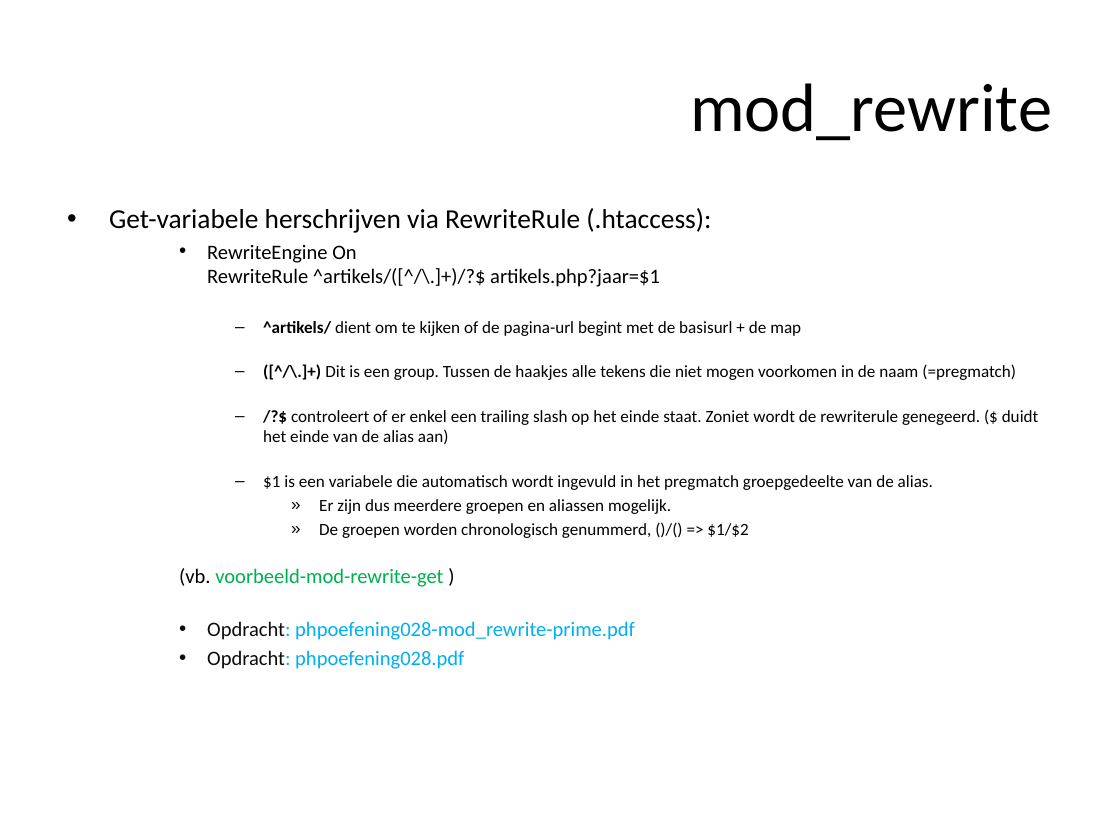
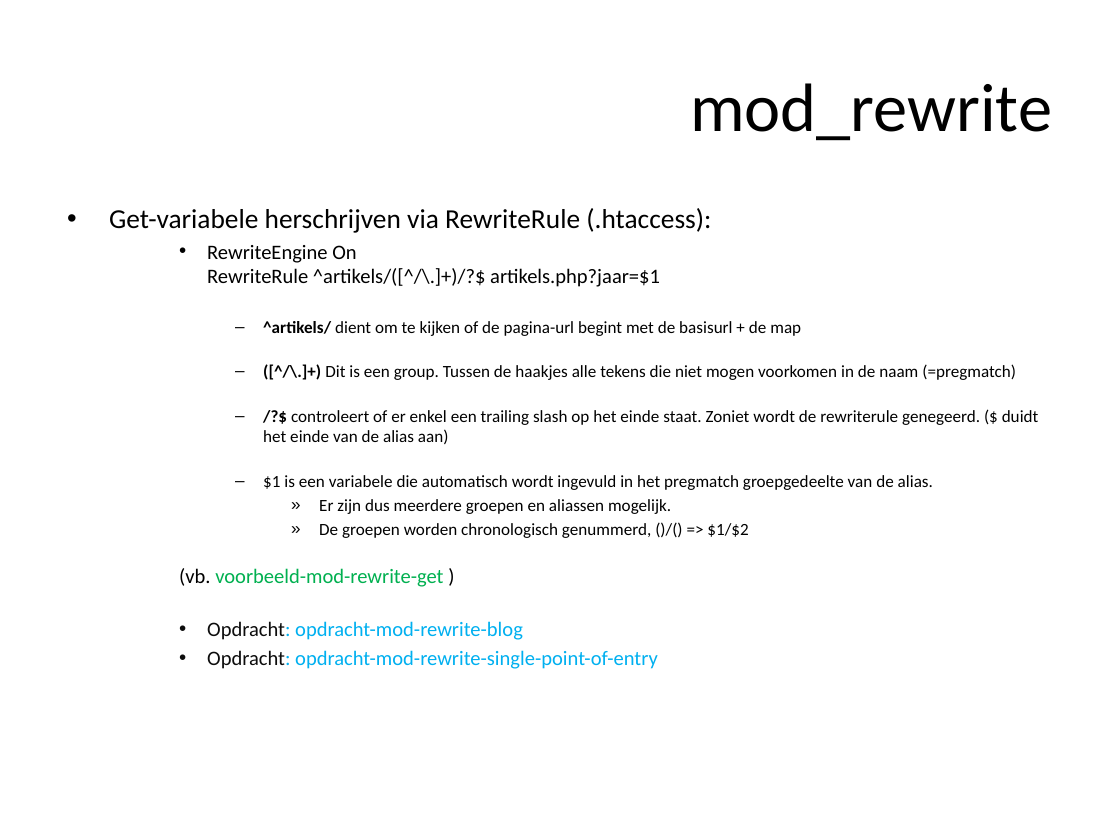
Before and after one commit to ajkea/web-backend-1, a slide deck: slide 210 of public/cursus/web-backend-cursus.pptx. Drawn at 1120x840 pixels with LibreOffice and Linux fonts; fonts in the diff are those of the drawing. Boxes give left, top, right and bottom in pixels: in the first picture for what was removed or moved away, otherwise in the second. Text is boxed around its words. In the diff, an @@ line names an element or a change of style, - is before the commit and + after.

Commit message:
add opdracht mod_rewrite blog

```diff
--- a/public/cursus/web-backend-cursus.pptx
+++ b/public/cursus/web-backend-cursus.pptx
@@ text at [207,621,658,669]: text changed @@
-    • Opdracht: phpoefening028-mod_rewrite-prime.pdf
-    • Opdracht: phpoefening028.pdf
+    • Opdracht: opdracht-mod-rewrite-blog
+    • Opdracht: opdracht-mod-rewrite-single-point-of-entry
```
Also in this commit, not shown: 1 other slide changed, 2 other files.
